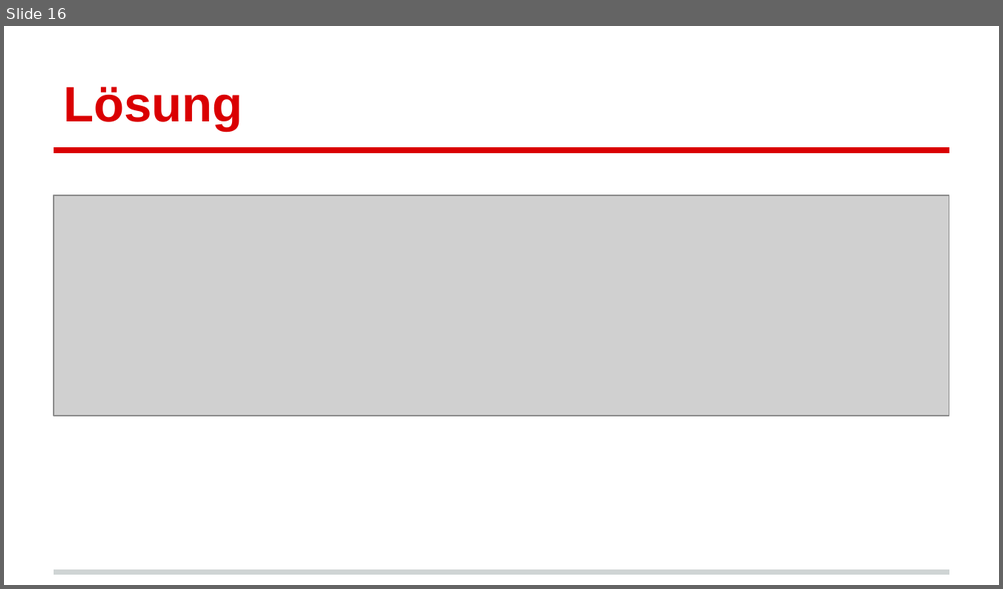
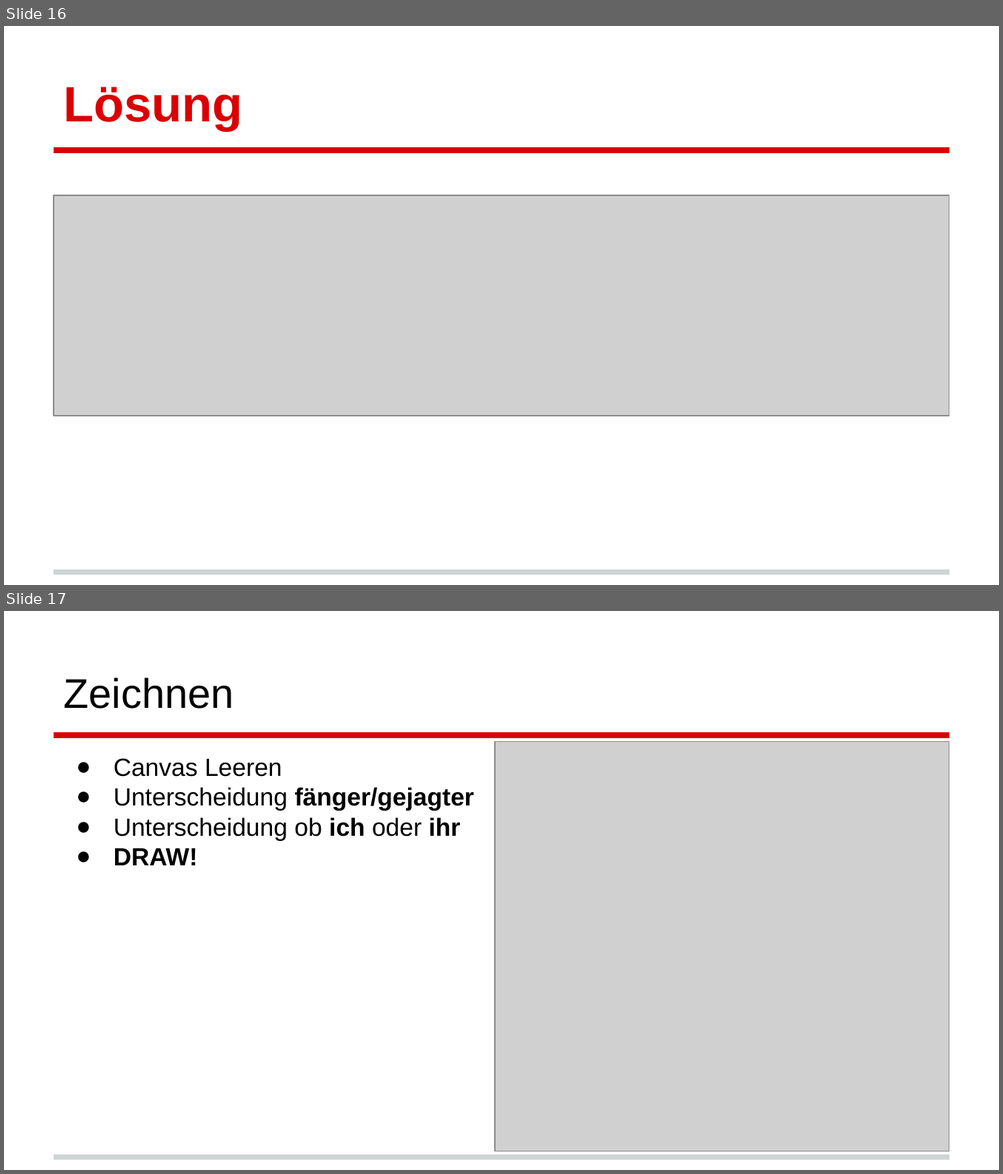
Before and after one commit to Toixinhell/Versteckies, a slide deck: Semesterarbeit Scriptsprachen.pptx. Shown one above the other, each under a label of ours: slide 16 before the commit, slides 16 and 17 after it. The pictures are 1003x589 and 1003x1174 pixels, drawn with LibreOffice and Linux fonts; fonts in the diff are those of the drawing; grey boxes stand for pictures. Boxes give left, top, right and bottom in pixels: in the first picture for what was removed or moved away, otherwise in the second. Text is boxed around its words. In the diff, an @@ line names an element or a change of style, - is before the commit and + after.

```diff
--- a/Semesterarbeit Scriptsprachen.pptx
+++ b/Semesterarbeit Scriptsprachen.pptx
@@ slide 17 added at [4,611,999,1170], background #FFFFFF; not listed: 2 template elements that a slide beside it also shows @@
@@ title added at [64,678,234,709], 30 pt, text #000000 @@
+Zeichnen
@@ picture added at [495,741,949,1151] @@
@@ text added at [114,758,474,866], 18 pt, text #000000 @@
+● Canvas Leeren
+● Unterscheidung fänger/gejagter
+● Unterscheidung ob ich oder ihr
+● DRAW!
```
Also in this commit, not shown: 1 other slide added.
